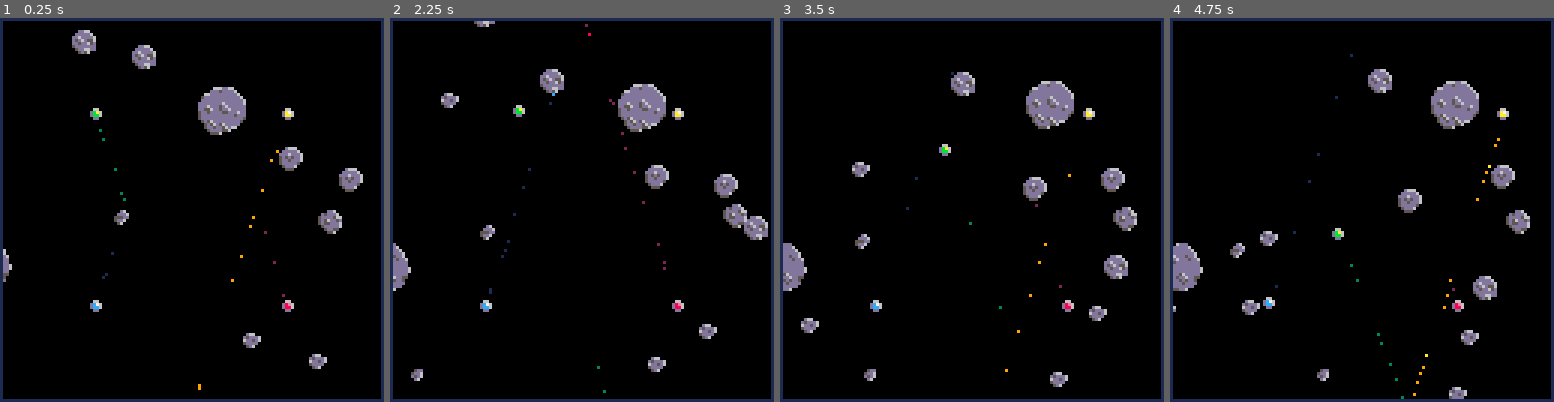
Above: before the commit, frames 1-4 (left to right).
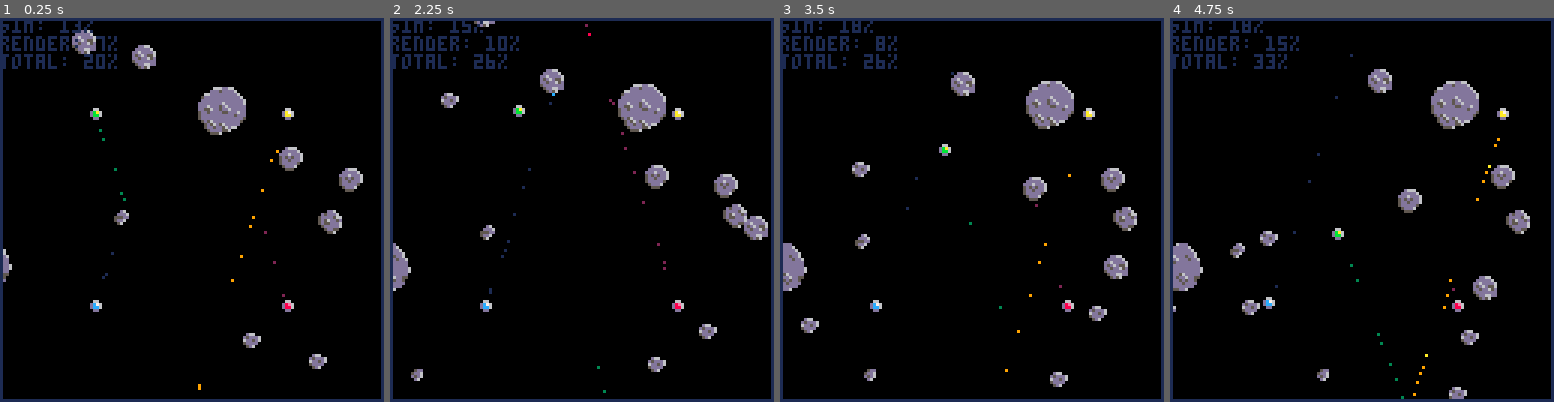
Above: after the commit, the same moments.

Repository: Ramito/PICO-8-Projects
Game: PICO-8 cartridge laserduel.p8
Two runs of this game, one before a commit and one after it. Both use one fixed random seed, a clock stepped at 60 frames per second and the inputs below.
Inputs:
- Up to frame 1 (0.25 s): no input
- Up to frame 2 (2.25 s): tap X (X key) at 0.33, 1.07, 1.85 s; tap O (Z key) at 0.7, 1.7, 2.1 s; hold Right 1.6-2.1 s; hold Up from 2.15 s (still down)
- Up to frame 3 (3.5 s): release Up at 2.42 s; hold Right 2.47-3.03 s; tap O (Z key) at 2.5, 2.9, 3.3 s; tap X (X key) at 2.97 s; hold Left from 3.08 s (still down)
- Up to frame 4 (4.75 s): release Left at 3.58 s; hold Down 3.63-3.97 s; tap O (Z key) at 3.7, 4.1, 4.5 s; hold Right 4.02-4.68 s; tap X (X key) at 4.08 s; hold Up from 4.73 s (still down)

The runs differ from the first frame. In frame 1, 1.1% of the frame differs, in the area x 0-31%, y 0-14%; in frame 2, 1.2%, in the area x 0-34%, y 0-14%; in frame 3, 1.2%; in frame 4, 1.2%.

Commit message:
Trying out rendering particles with poke

Diff:
--- a/laserduel.p8
+++ b/laserduel.p8
@@ -21,6 +21,7 @@
 end
 
 function _update60()
+	s_start=stat(1)
 	update_ufo_spawn()
 --ufos and collisions
 	foreach(live_ufos,update_ufo)
@@ -40,17 +41,23 @@
 	update_particles()
 	foreach(particles,collide_particle)
 	foreach(particles,particle_explosion_effects)
+	s_end=stat(1)
 end
 
 function _draw()
+ r_start=stat(1)
  cls(0)
+ foreach(particles,draw_particle)
  foreach(asteroids,draw_asteroid)
  foreach(lasers,draw_laser)
  foreach(live_ufos,draw_ufo)
- pal()
- foreach(particles,draw_particle)
  foreach(explosions,draw_explosion)
  rect(0,0,127,127,1)
+ r_end=stat(1)
+ pal()
+ print("sim: "..flr(100*(s_end-s_start)).."%")
+ print("render: "..flr(100*(r_end-r_start)).."%")
+ print("total: "..flr(100*(s_end-s_start+r_end-r_start)).."%")
 end
 
 -->8
@@ -100,7 +107,7 @@
 	if (kill_prob<(rnd(0.5)+rnd(0.5))) return
 	despawn_ufo(ufo.index)
 	make_exp(ufo.pos,0,22.5,0.0125)
-	for i=1,150 do
+	for i=1,175 do
 		local pos=arg_vec2(rnd(2))
 		pos:scale(rnd(get_radius(ufo)))
 		local vel=arg_vec2(rnd(2))
@@ -220,7 +227,7 @@
 exp_sp_hash={}
 
 local grid_offset=12
-local grid_cells_side=12
+local grid_cells_side=16
 
 function coord_to_grid(coord)
 	return grid_cells_side*(coord+grid_offset)/(128+2*grid_offset)
@@ -696,9 +703,7 @@
 		part.life-=1
 		if part.life<=0 then
 			del(particles,part)
-			return
 		end
-		if (screen_rect:vec2_dist_sq(part.pos)>0) del(particles,part)
 	end
 end
 
@@ -750,9 +755,16 @@
 end
 
 function draw_particle(part)
-	if (0.2<rnd(1)) return
-	apply_pal(part.palette)
-	pset(part.pos.x,part.pos.y,part.col)
+	if (0.33<rnd(1)) return
+	local x=flr(part.pos.x+0.5)
+	if (x<0 or x>=128) return
+	local y=flr(part.pos.y+0.5)
+	if (y<0 or y>=128)return
+	local xdiv=flr(x/2)
+	local xmod=x%2
+	local addr=xdiv+(y*64)
+	local color=(1+15*xmod)*part.col
+	poke(0x6000+addr,color)
 end
 __gfx__
 000000000660000005dd00000d66000000dd660000d6660000000666dd6600000060000000000000000000000000000000000000000000000000000000000000
